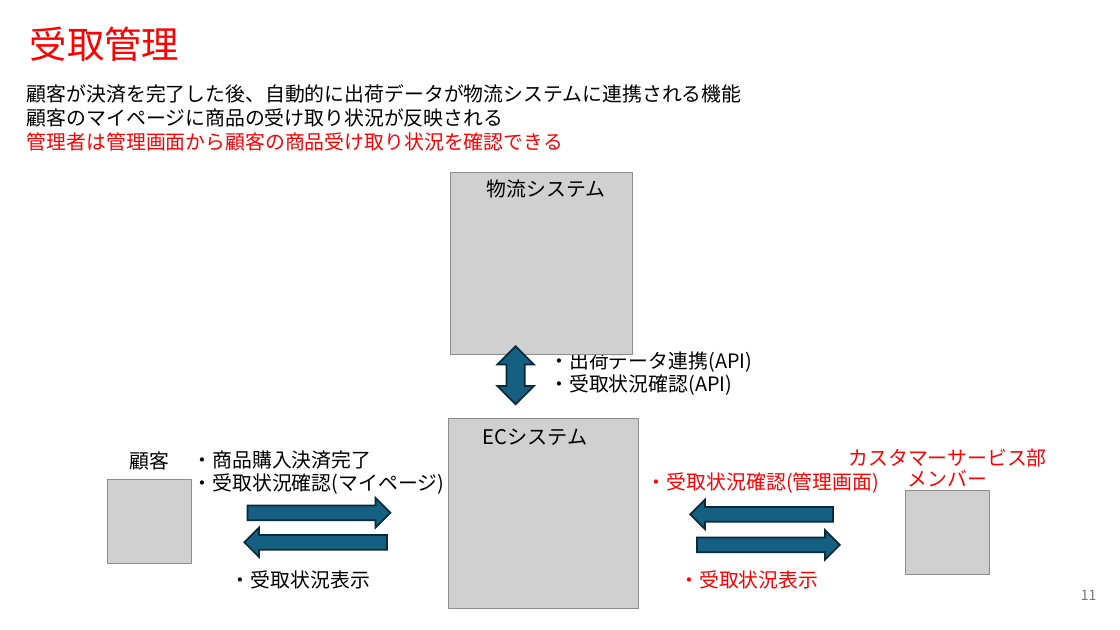
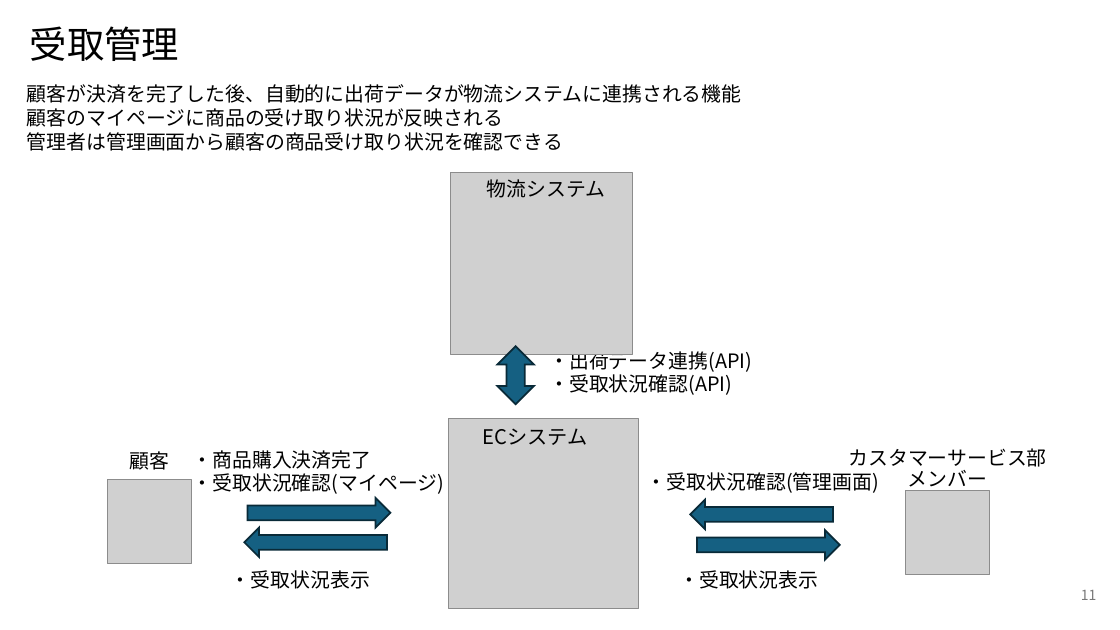
Before and after one commit to NaoyaIshizumi-Pasona/pm-cause-ec, a slide deck: slide 11 of 提案書/別紙1_サイト利用者の業務概要図.pptx. Drawn at 1120x630 pixels with LibreOffice and Linux fonts; fonts in the diff are those of the drawing; grey boxes stand for pictures. Boxes give left, top, right and bottom in pixels: in the first picture for what was removed or moved away, otherwise in the second. Text is boxed around its words. In the diff, an @@ line names an element or a change of style, - is before the commit and + after.

```diff
--- a/提案書/別紙1_サイト利用者の業務概要図.pptx
+++ b/提案書/別紙1_サイト利用者の業務概要図.pptx
@@ text at bbox=[27, 132, 563, 151]: text colour #FF0000 to #000000 in "管理者は管理画面から顧客の商品受け取り状況を確認できる" @@
@@ text colour #FF0000 to #000000 in 4 elements at bbox=[30, 26, 179, 61], bbox=[849, 448, 1047, 493], bbox=[647, 472, 879, 493], bbox=[679, 570, 818, 589] @@
```
Also in this commit, not shown: 8 other slides changed, 1 slide added, 3 other files.
